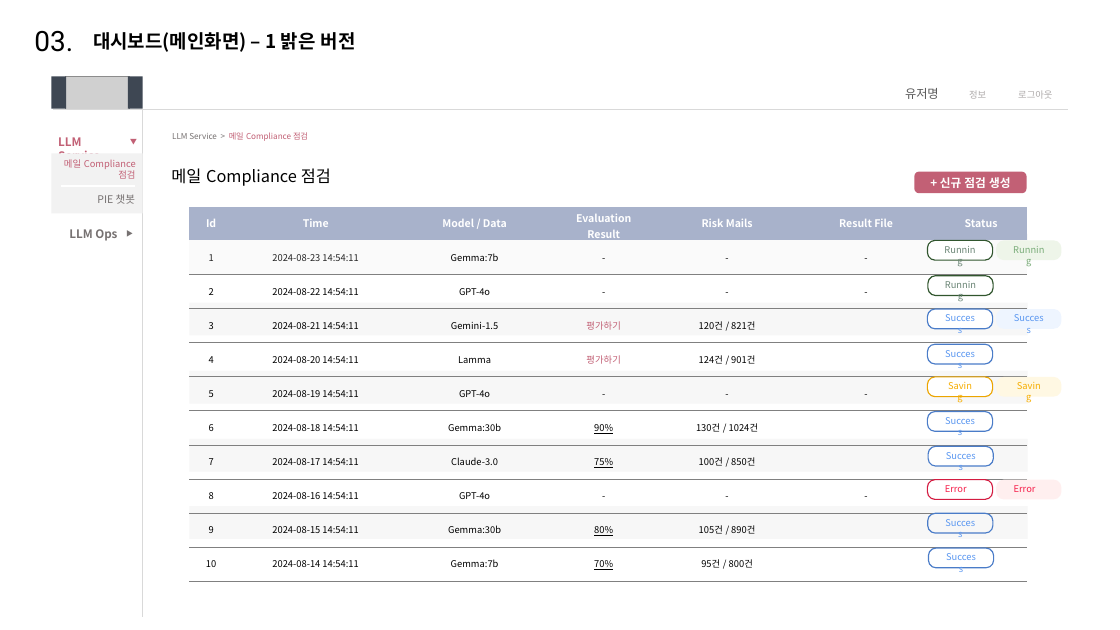
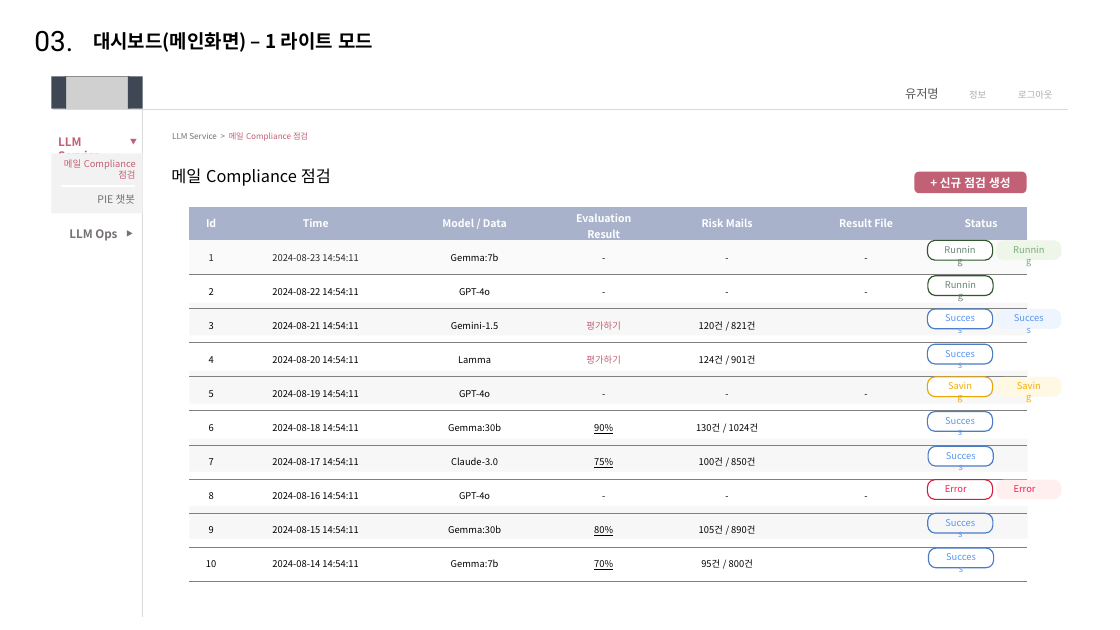
Before and after one commit to xellosPark/LLM_SERVICE_PRT, a slide deck: slide 5 of Doc/LLM서비스.pptx. Drawn at 1120x630 pixels with LibreOffice and Linux fonts; fonts in the diff are those of the drawing; grey boxes stand for pictures; background and template pictures are left out. Boxes give left, top, right and bottom in pixels: in the first picture for what was removed or moved away, otherwise in the second. Text is boxed around its words. In the diff, an @@ line names an element or a change of style, - is before the commit and + after.

Commit message:
ppt 업데이트

```diff
--- a/Doc/LLM서비스.pptx
+++ b/Doc/LLM서비스.pptx
@@ title at <box>93,32,373,52</box>: text changed @@
-대시보드(메인화면) – 1 밝은 버전
+대시보드(메인화면) – 1 라이트 모드
```
Also in this commit, not shown: 3 other slides changed, 6 slides added.
